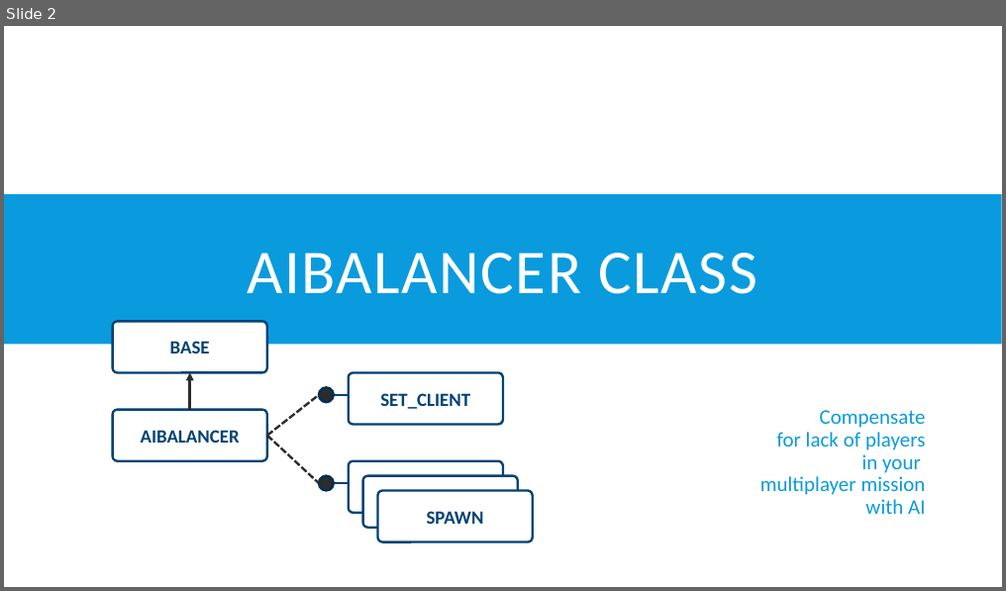
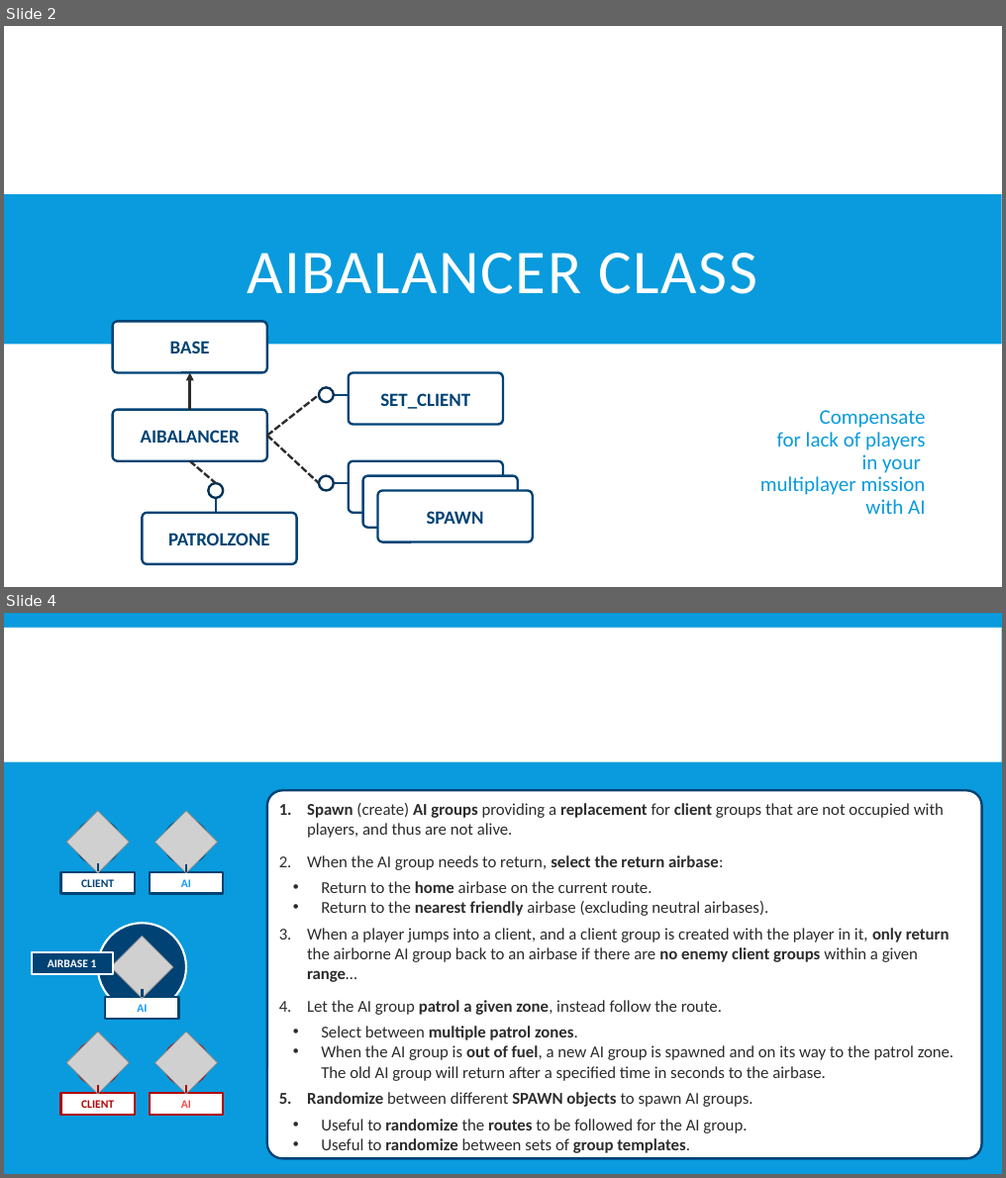
Before and after one commit to FlightControl-Master/MOOSE, a slide deck: Moose Training/Presentations/DCS World - MOOSE - AI Balancer.pptx. Shown one above the other, each under a label of ours: slide 2 before the commit, slides 2 and 4 after it; the slides between them are not shown. The pictures are 1006x591 and 1006x1178 pixels, drawn with LibreOffice and Linux fonts; fonts in the diff are those of the drawing; grey boxes stand for pictures; background and template pictures are left out. Boxes give left, top, right and bottom in pixels: in the first picture for what was removed or moved away, otherwise in the second. Text is boxed around its words. In the diff, an @@ line names an element or a change of style, - is before the commit and + after.

Commit message:
Finalized the AIBALANCER class + PATROLZONE class

```diff
--- a/Moose Training/Presentations/DCS World - MOOSE - AI Balancer.pptx
+++ b/Moose Training/Presentations/DCS World - MOOSE - AI Balancer.pptx
@@ slide 4 added at [4,613,1002,1174], background #099BDD @@
@@ rectangle added at [4,627,1002,761], fill #FFFFFF @@
@@ title added at [103,636,904,760], 40 pt, text #FFFFFF, bold @@
+AIBALANCER FUNTIONAL OVERVIEW
@@ rounded rectangle added at [267,790,982,1158], fill #FFFFFF, outline #004274 2.25 pt, 16 pt, text #2C2C2C @@
+1. Spawn (create) AI groups providing a replacement for client groups that are not occupied with players, and thus are not alive.
+2. When the AI group needs to return, select the return airbase:
+  • Return to the home airbase on the current route.
+  • Return to the nearest friendly airbase (excluding neutral airbases).
+3. When a player jumps into a client, and a client group is created with the player in it, only return the airborne AI group back to an airbase if there are no enemy client groups within a given range…
+4. Let the AI group patrol a given zone, instead follow the route.
+  • Select between multiple patrol zones.
+  • When the AI group is out of fuel, a new AI group is spawned and on its way to the patrol zone. The old AI group will return after a specified time in seconds to the airbase.
+5. Randomize between different SPAWN objects to spawn AI groups.
+  • Useful to randomize the routes to be followed for the AI group.
+  • Useful to randomize between sets of group templates.
@@ picture added at [66,811,129,873] @@
@@ ellipse added at [76,820,120,864], fill #FFFFFF, outline #004274 2.25 pt @@
@@ picture added at [155,811,218,873] @@
@@ ellipse added at [164,820,208,864], fill #FFFFFF, outline #004274 2.25 pt @@
@@ rectangle added at [60,872,135,894], fill #FFFFFF, outline #004274 2 pt, 11 pt, text #004274, bold @@
+CLIENT
@@ line added from (98, 863) to (98, 871), #004274 2.25 pt @@
@@ rectangle added at [150,872,223,894], fill #FFFFFF, outline #004274 2 pt, 11 pt, text #1299FF, bold @@
+AI
@@ line added from (186, 864) to (186, 872), #004274 2.25 pt @@
@@ ellipse added at [98,923,186,1011], fill #004274, outline #FFFFFF 2 pt @@
@@ picture added at [111,937,173,999] @@
@@ rectangle added at [32,953,113,974], fill #004274, outline #FFFFFF 2 pt, 11 pt, text #FFFFFF, bold @@
+AIRBASE 1
@@ ellipse added at [120,946,164,989], fill #FFFFFF, outline #004274 2.25 pt @@
@@ rectangle added at [105,998,178,1020], fill #FFFFFF, outline #004274 2 pt, 11 pt, text #1299FF, bold @@
+AI
@@ line added from (142, 989) to (142, 998), #004274 2.25 pt @@
@@ picture added at [66,1032,129,1094] @@
@@ ellipse added at [76,1042,120,1085], fill #FFFFFF, outline #B00000 2.25 pt @@
@@ picture added at [155,1032,218,1094] @@
@@ ellipse added at [164,1042,208,1085], fill #FFFFFF, outline #B00000 2.25 pt @@
@@ line added from (98, 1085) to (98, 1093), #B00000 2.25 pt @@
@@ line added from (186, 1085) to (186, 1093), #B00000 2.25 pt @@
@@ rectangle added at [60,1093,135,1115], fill #FFFFFF, outline #B00000 2 pt, 11 pt, text #B00000, bold @@
+CLIENT
@@ rectangle added at [150,1093,223,1115], fill #FFFFFF, outline #B00000 2 pt, 11 pt, text #FF4747, bold @@
+AI
@@ slide 2 changed as well @@
@@ ellipse at [319,387,334,402]: fill #2C2C2C to #FFFFFF @@
@@ line added from (190, 462) to (216, 483), #2C2C2C 2.25 pt dashed @@
@@ ellipse added at [208,483,224,498], fill #FFFFFF, outline #003156 2.25 pt @@
@@ line added from (216, 513) to (216, 498), #004274 2.25 pt @@
@@ ellipse at [319,475,334,491]: fill #2C2C2C to #FFFFFF @@
@@ rounded rectangle added at [142,513,297,565], fill #FFFFFF, outline #004274 2.25 pt, 18 pt, text #004274, bold @@
+PATROLZONE
```
Also in this commit, not shown: 11 other slides changed, 15 other slides added, 12 slides removed, 31 other files.
